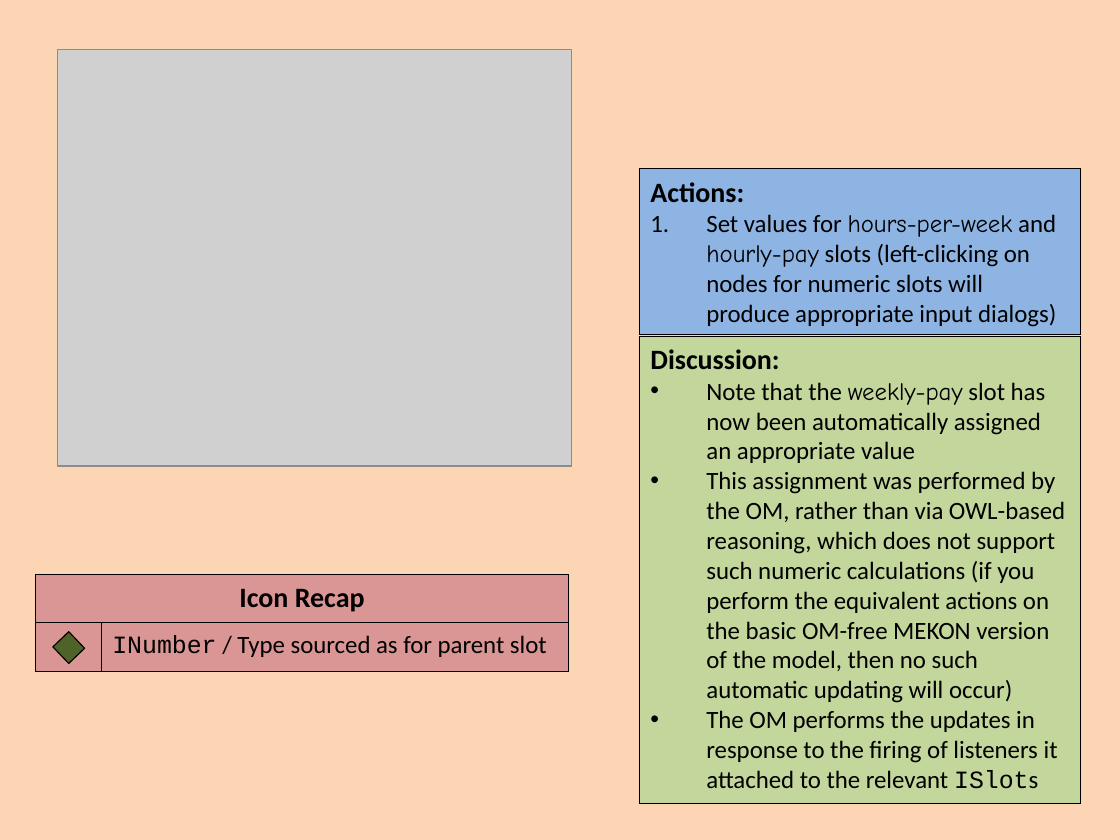
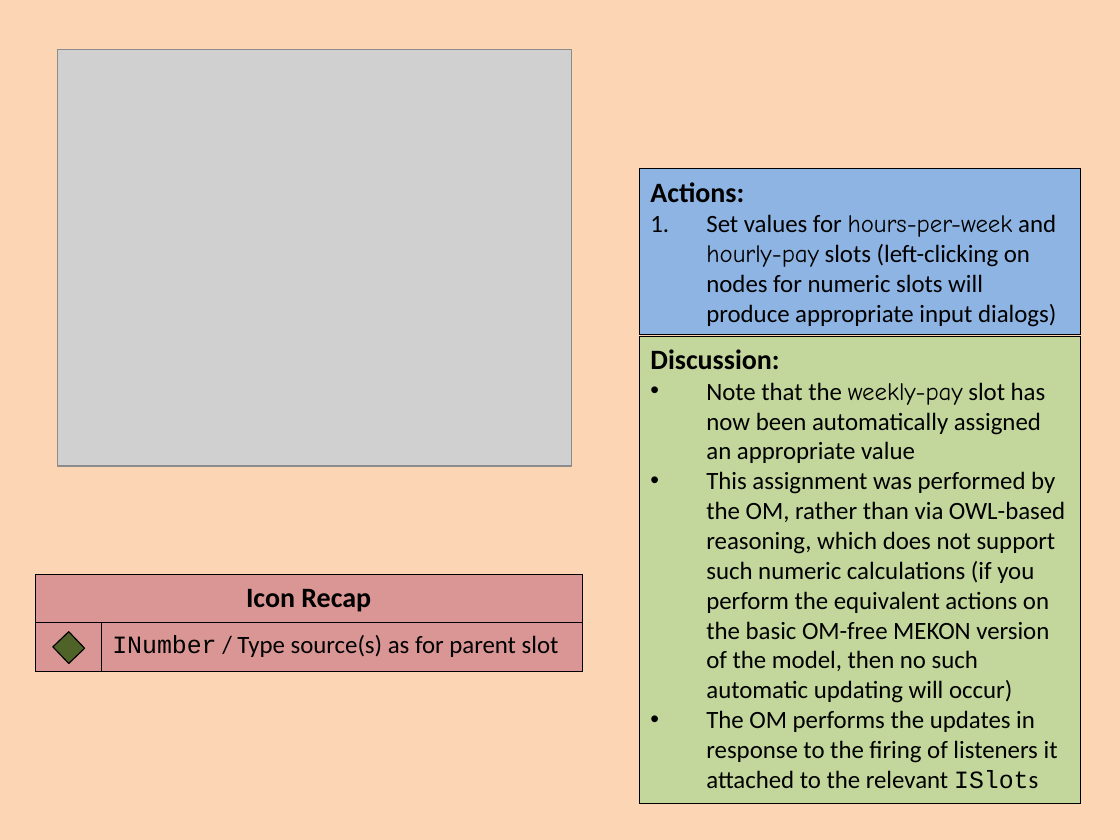
Before and after one commit to colin-puleston/mekon-hobo, a slide deck: slide 39 of docs/MEKON-HOBO Introductory Tutorial.pptx (slide 38 before the commit). Drawn at 1120x840 pixels with LibreOffice and Linux fonts; fonts in the diff are those of the drawing; grey boxes stand for pictures. Boxes give left, top, right and bottom in pixels: in the first picture for what was removed or moved away, otherwise in the second. Text is boxed around its words. In the diff, an @@ line names an element or a change of style, - is before the commit and + after.

```diff
--- a/docs/MEKON-HOBO Introductory Tutorial.pptx
+++ b/docs/MEKON-HOBO Introductory Tutorial.pptx
@@ rectangle "Icon Recap": place and size @@
-rectangle "Icon Recap" at [35,575,568,672]
+rectangle "Icon Recap" at [35,575,581,672]
@@ rectangle "INumber / Type source(s) as ...": place and size @@
-rectangle "INumber / Type source(s) as ..." at [102,623,569,671]
+rectangle "INumber / Type source(s) as ..." at [102,623,582,671]
@@ text in rectangle at [112,635,559,657]: text changed @@
-INumber / Type sourced as for parent slot
+INumber / Type source(s) as for parent slot
```
Also in this commit, not shown: 11 other slides changed, 1 slide added.
